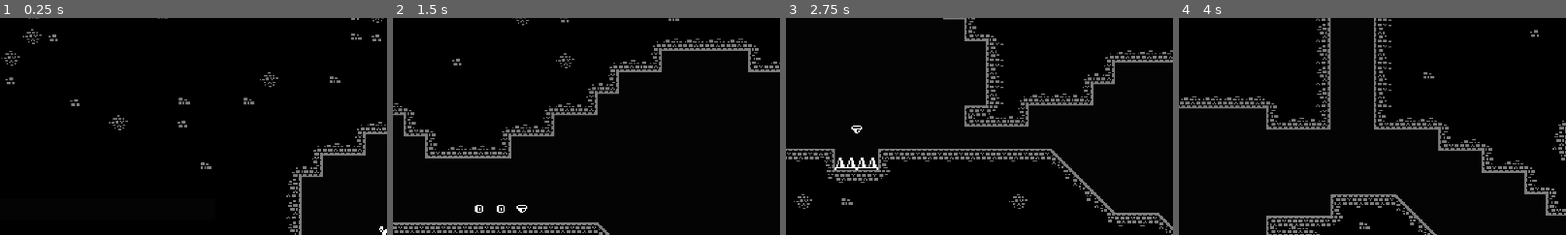
Above: before the commit, frames 1-4 (left to right).
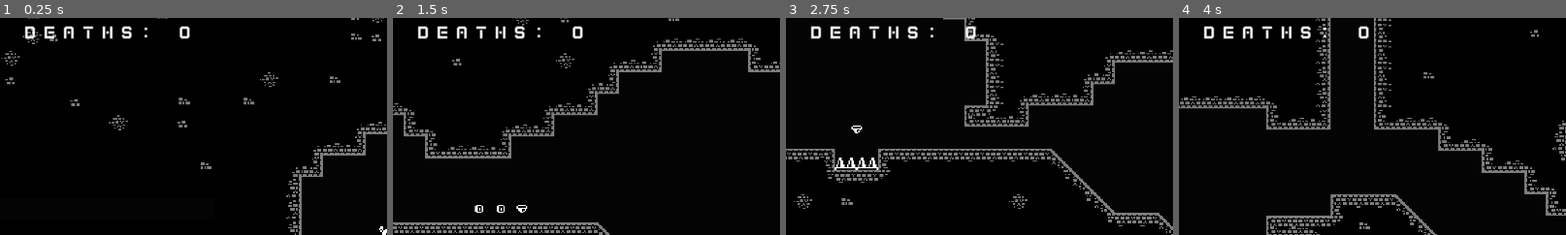
Above: after the commit, the same moments.

Repository: jlzeng-i-got-locked-out-of-rokky258/ColorBlind
Game: Godot game, scene res://assets/Scenes/World.tscn
The game is run twice, just before and just after one commit, with the same random seed, the same clock (stepped at 60 frames per second) and the same inputs.
Inputs:
- Up to frame 1 (0.25 s): no input
- Up to frame 2 (1.5 s): hold D (move_right) from 0.53 s (still down); tap Shift (move_dash) at 0.6, 1.35 s; tap Space (move_jump) at 0.77 s
- Up to frame 3 (2.75 s): tap Space (move_jump) at 1.52 s; release D (move_right) at 2.03 s; hold A (move_left) from 2.03 s (still down); tap Shift (move_dash) at 2.1 s
- Up to frame 4 (4 s): release A (move_left) at 2.78 s; hold D (move_right) from 2.78 s (still down); tap Shift (move_dash) at 2.85, 3.6 s; tap Space (move_jump) at 3.02, 3.77 s
The pictures show only the part of the screen within x 0-50%, y 4-53%; the shares and areas given below are measured in that part.

The runs differ from the first frame. In frame 1, 1.0% of the frame differs, in the area x 6-50%, y 3-10%; in frame 2, 1.0%; in frame 3, 1.0%; in frame 4, 1.0%.

Commit message:
Added death counter

Diff:
--- /dev/null
+++ b/assets/Scenes/DeathCount.gd
@@ -0,0 +1,16 @@
+extends Control
+
+
+# Declare member variables here. Examples:
+# var a = 2
+# var b = "text"
+
+
+# Called when the node enters the scene tree for the first time.
+func _ready():
+	pass # Replace with function body.
+
+
+
+func _process(delta):
+	$DeathCount.bbcode_text = "DEATHS: " + str(Global.getDeaths())
--- /dev/null
+++ b/assets/Scenes/GUI.tscn
@@ -0,0 +1,28 @@
+[gd_scene load_steps=3 format=2]
+
+[ext_resource path="res://assets/Graphics/3.fnt" type="BitmapFont" id=1]
+[ext_resource path="res://assets/Scenes/DeathCount.gd" type="Script" id=2]
+
+[node name="UI" type="CanvasLayer"]
+
+[node name="Control" type="Control" parent="."]
+margin_right = 40.0
+margin_bottom = 40.0
+script = ExtResource( 2 )
+__meta__ = {
+"_edit_use_anchors_": false
+}
+
+[node name="DeathCount" type="RichTextLabel" parent="Control"]
+margin_left = 50.0
+margin_top = 50.0
+margin_right = 221.0
+margin_bottom = 116.0
+rect_scale = Vector2( 3, 3 )
+custom_fonts/normal_font = ExtResource( 1 )
+bbcode_enabled = true
+bbcode_text = "PLACEHOLDER"
+text = "PLACEHOLDER"
+__meta__ = {
+"_edit_use_anchors_": false
+}
--- a/assets/Scenes/World.tscn
+++ b/assets/Scenes/World.tscn
@@ -6,11 +6,14 @@
 [ext_resource path="res://assets/Scenes/Coin.tscn" type="PackedScene" id=4]
 [ext_resource path="res://assets/Scenes/Diamond.tscn" type="PackedScene" id=5]
 [ext_resource path="res://assets/Scenes/dialogue.tscn" type="PackedScene" id=6]
+[ext_resource path="res://assets/Scenes/GUI.tscn" type="PackedScene" id=7]
 
 [node name="World" type="Node2D"]
 __meta__ = {
 "_edit_horizontal_guides_": [  ]
 }
+
+[node name="UI" parent="." instance=ExtResource( 7 )]
 
 [node name="Player" parent="." instance=ExtResource( 2 )]
 
--- a/assets/Scripts/Global.gd
+++ b/assets/Scripts/Global.gd
@@ -3,6 +3,8 @@
 var player
 
 var time = 0
+
+var deaths = 0
 
 func _ready():
 	pass
@@ -14,3 +16,7 @@
 
 func killPlayer():
 	player.die()
+	deaths += 1
+
+func getDeaths():
+	return deaths
Not shown: 1 places in assets/Scenes/World.tscn that only renumber resources
